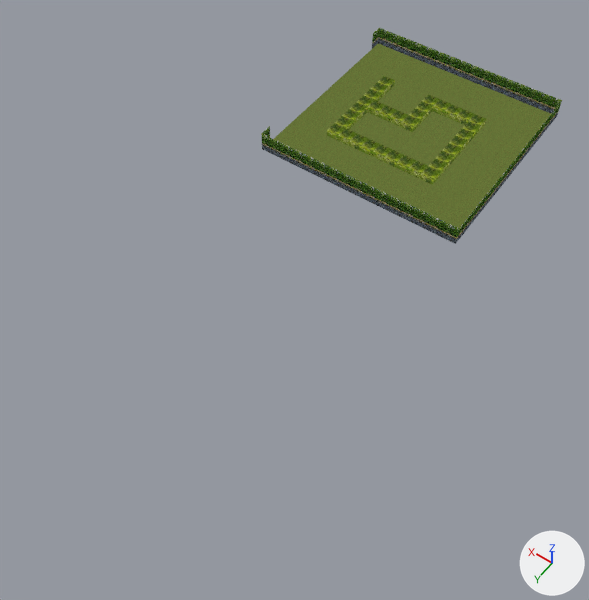
One commit to the Blender file src/Resources/Source/manorgardens.blend: the scene before it, then after it.
The view is the same before and after, from a camera (50 mm lens) standing at (-24.8, 71.4, 80.7) and looking at (14.6, 16.2, -6.1). Arrows for +X, +Y and +Z are at lower right; the lights stay in place.

Before the edit, the objects in view are built like this:
```python
me_plane_033 = bpy.data.meshes.new('Plane.033')
me_plane_033.from_pydata(...)  # 355 vertices, 322 faces; spans x -1.0..31.0, y -1.0..31.0, z 0.0..1.0
me_plane_033.materials.append(mat_material)  # picture img_town_png
me_plane_034 = bpy.data.meshes.new('Plane.034')
me_plane_034.from_pydata(...)  # 102 vertices, 50 faces; spans x -1.0..31.0, y -1.0..31.0, z 0.0..3.0
me_plane_034.materials.append(mat_material)  # picture img_town_png
ob_plane_001 = bpy.data.objects.new('Plane.001', me_plane_034)
ob_plane_001.location = (1.0, -31.0, 0.0)
ob_plane_015 = bpy.data.objects.new('Plane.015', me_plane_033)
ob_plane_015.location = (1.0, -31.0, 0.0)
```
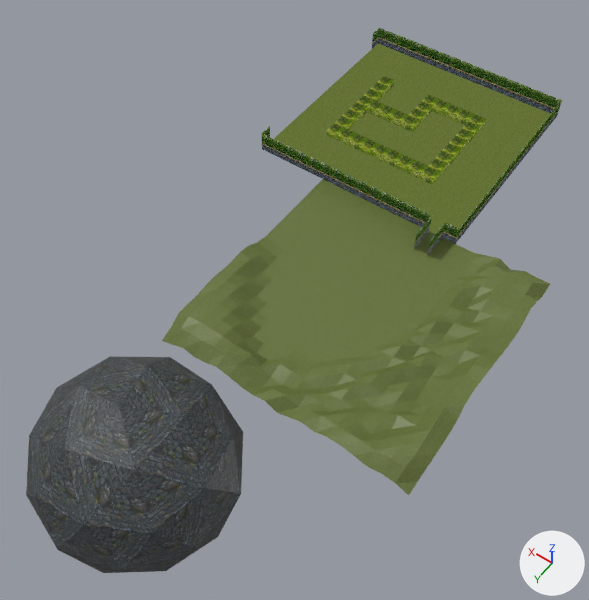
Pixel boxes (x1, y1, x2, y2) of what changed, in the pictures (589 x 600 px):
'Grid', added (green)
    after: (162, 179, 550, 495)
'Icosphere.002', added
    after: (26, 356, 243, 573)
'Plane.005', added
    after: (414, 226, 424, 249)
'Plane.003', added
    after: (422, 216, 432, 239)
'Plane.004', added
    after: (427, 232, 438, 255)
'Plane.002', added
    after: (435, 223, 445, 246)

What changed in the scene script:
```text
Add img_town_png_001:
    img_town_png_001 = load_image('town.png.001', '../Textures/town.png', 1024, 1024, 'sRGB')
Add mat_material_001:
    mat_material_001 = principled_material('Material.001')
    mat_material_001.texture = img_town_png_001
Add me_grid:
    me_grid.from_pydata(...)  # 441 vertices, 400 faces; spans x -10.1..10.0, y -10.0..10.2, z 0.0..1.7
    me_grid.materials.append(mat_material_001)  # picture img_town_png_001
Add me_icosphere_002:
    me_icosphere_002.from_pydata(...)  # an icosphere of 80 faces spanning x -12.3..12.3, y -12.9..12.9, z -12.9..12.9
    me_icosphere_002.materials.append(mat_material_001)  # picture img_town_png_001
Add me_plane_004:
    me_plane_004.from_pydata(...)  # 4 vertices, 1 face; spans x -1.0..1.0, y 0.0, z -1.5..1.5
    me_plane_004.materials.append(mat_material)  # picture img_town_png
Add ob_grid:
    ob_grid = bpy.data.objects.new('Grid', me_grid)
    ob_grid.location = (4.0, 17.2, 0.0)
    ob_grid.scale = (1.72, 1.72, 1.72)
Add ob_icosphere_002:
    ob_icosphere_002 = bpy.data.objects.new('Icosphere.002', me_icosphere_002)
    ob_icosphere_002.location = (15.8, 46.2, -6.8)
Add ob_plane_005:
    ob_plane_005 = bpy.data.objects.new('Plane.005', me_plane_004)
    ob_plane_005.location = (4.0, 3.0, 1.5)
    ob_plane_005.rotation_euler = (0.0, 0.0, 4.712)  # degrees (0, 0, 270)
Add ob_plane_004:
    ob_plane_004 = bpy.data.objects.new('Plane.004', me_plane_004.copy())
    ob_plane_004.location = (2.0, 3.0, 1.5)
    ob_plane_004.rotation_euler = (0.0, 0.0, 1.571)  # degrees (0, 0, 90)
Add ob_plane_003:
    ob_plane_003 = bpy.data.objects.new('Plane.003', me_plane_004.copy())
    ob_plane_003.location = (4.0, 1.0, 1.5)
    ob_plane_003.rotation_euler = (0.0, 0.0, 4.712)  # degrees (0, 0, 270)
Add ob_plane_002:
    ob_plane_002 = bpy.data.objects.new('Plane.002', me_plane_004.copy())
    ob_plane_002.location = (2.0, 1.0, 1.5)
    ob_plane_002.rotation_euler = (0.0, 0.0, 1.571)  # degrees (0, 0, 90)
```
